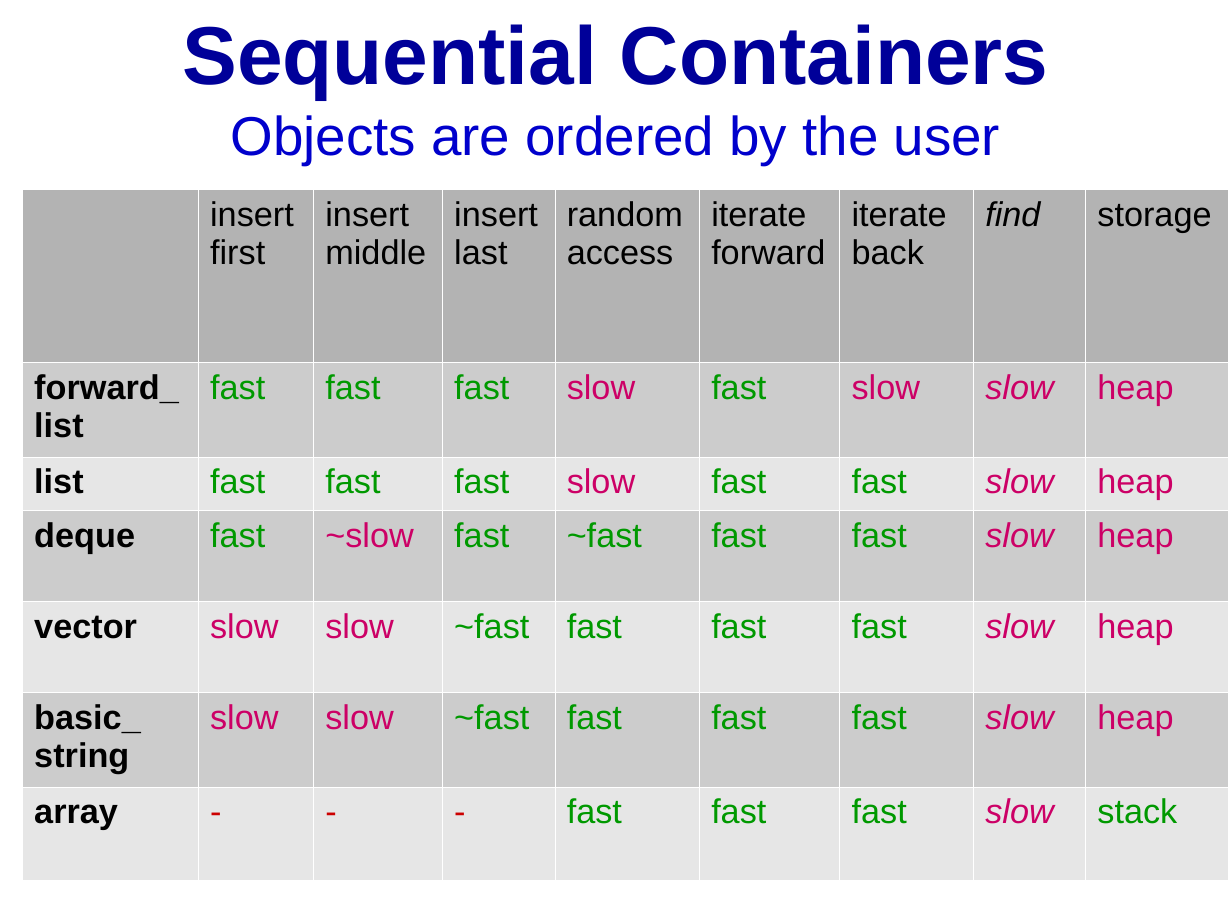
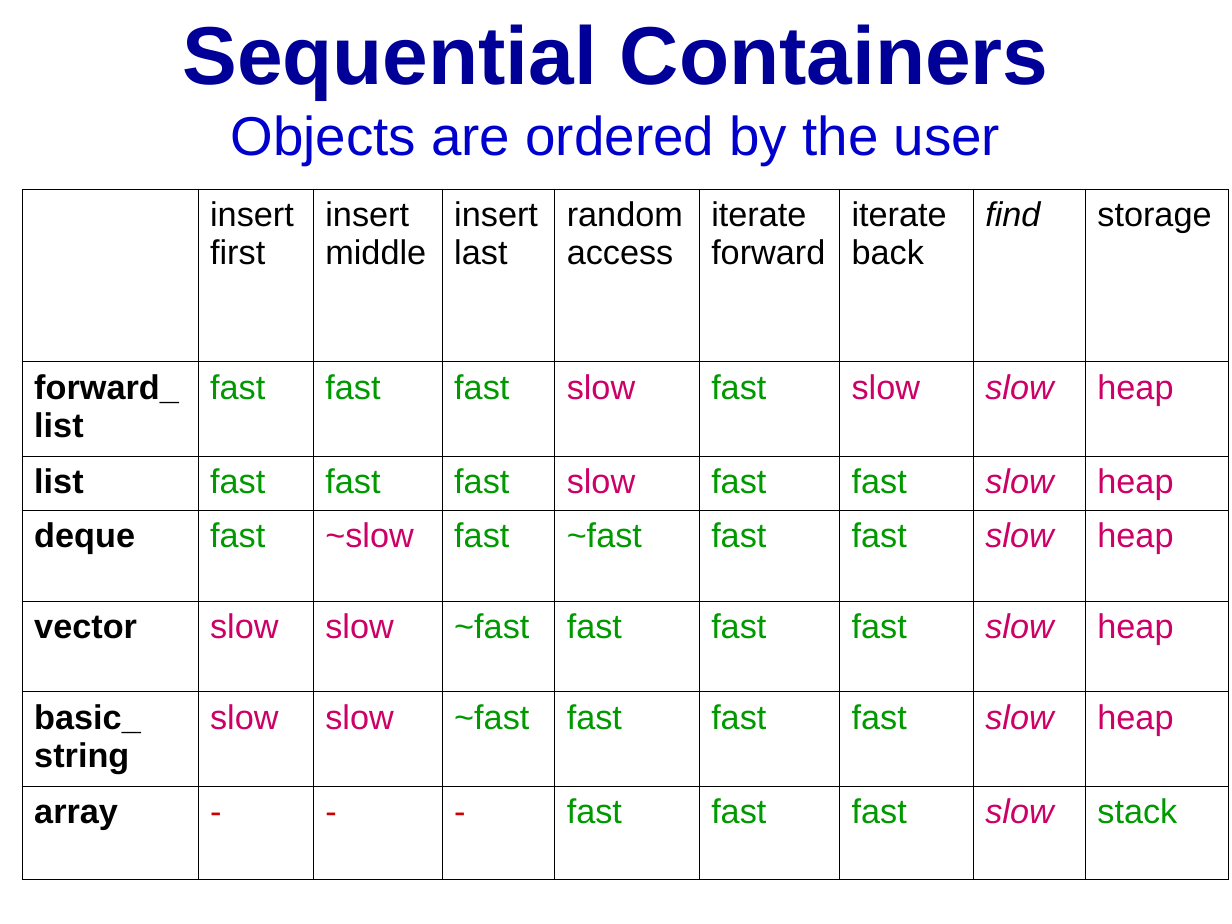
Before and after one commit to cpp-at-ariel/cpp-5781, a slide deck: slide 7 of 10-stl-containers/slides-containers.odp (slide 5 before the commit). Drawn at 1232x924 pixels with LibreOffice and Linux fonts; fonts in the diff are those of the drawing. Boxes give left, top, right and bottom in pixels: in the first picture for what was removed or moved away, otherwise in the second. Text is boxed around its words. In the diff, an @@ line names an element or a change of style, - is before the commit and + after.

```diff
--- a/10-stl-containers/slides-containers.odp
+++ b/10-stl-containers/slides-containers.odp
@@ table at box(22, 190, 1230, 880) @@
@@ fill #B3B3B3 to none in 8 cells @@
@@ fill #CCCCCC to none in 27 cells @@
@@ fill #E6E6E6 to none in 27 cells @@
@@ borders changed @@
```
Also in this commit, not shown: 6 other slides changed, 2 slides removed.
